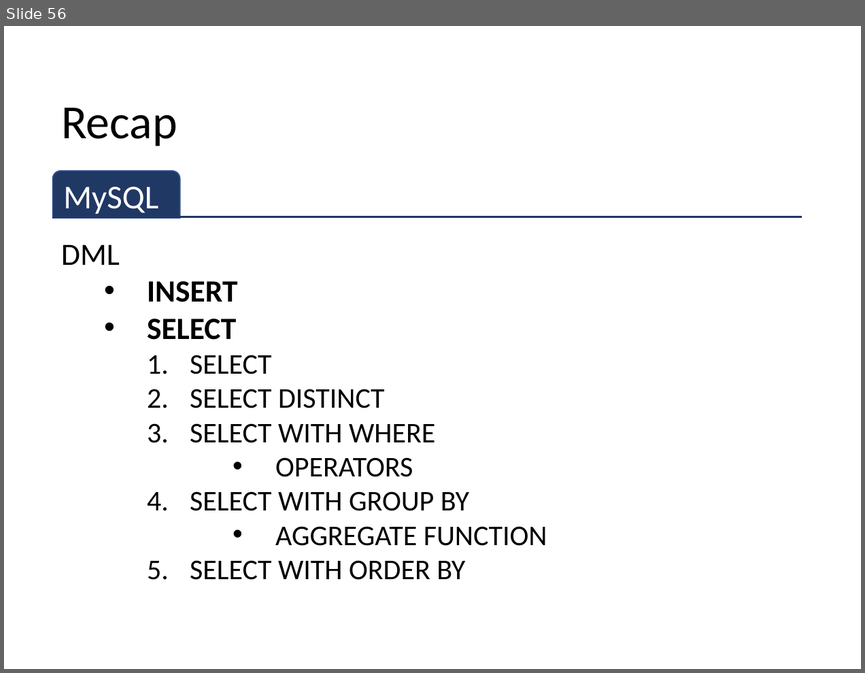
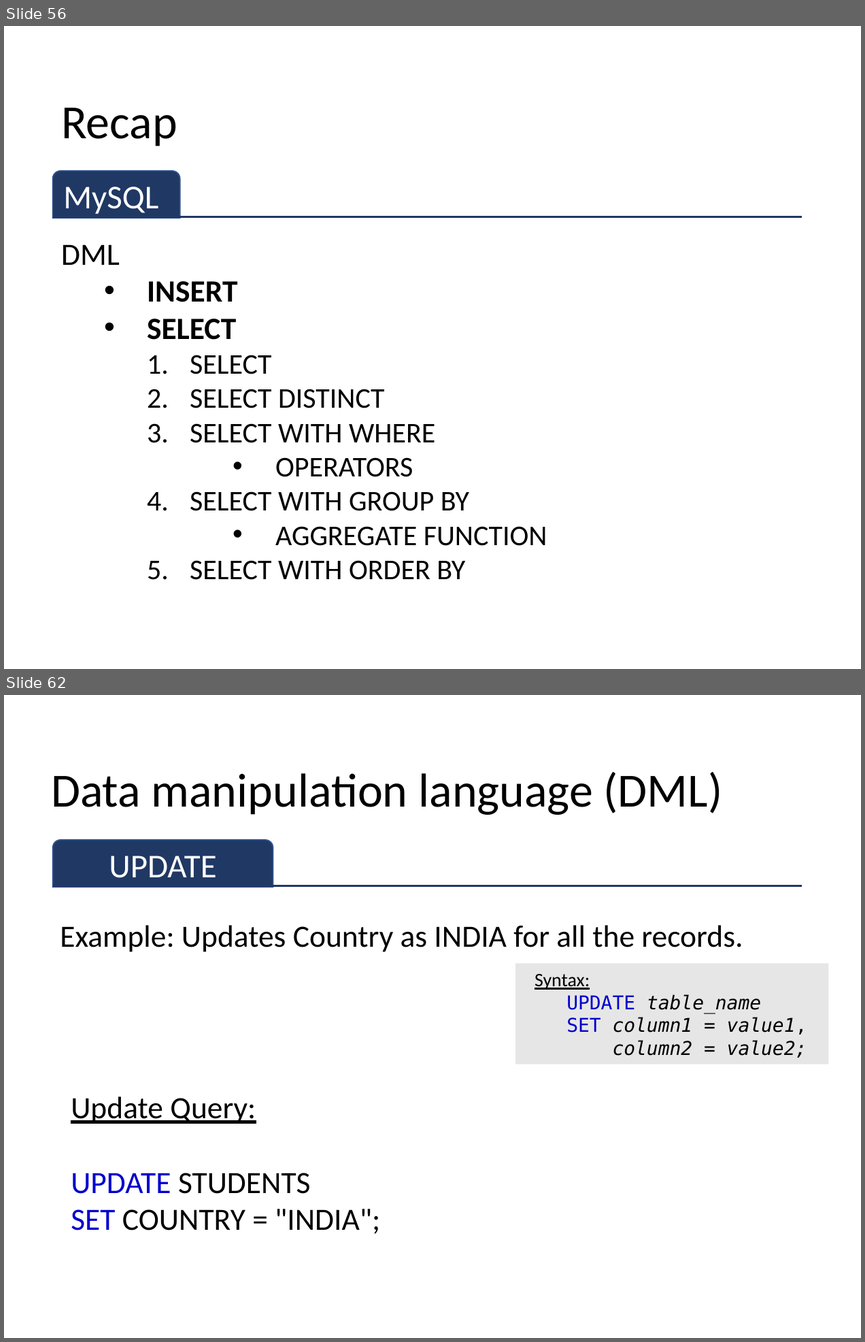
Before and after one commit to sitmbadept/sitmbadept.github.io, a slide deck: 2023/UNIT_2/Site/UNIT-2-PART-1.pptx. Shown one above the other, each under a label of ours: slide 56 before the commit, slides 56 and 62 after it; the slides between them are not shown. The pictures are 865x673 and 865x1342 pixels, drawn with LibreOffice and Linux fonts; fonts in the diff are those of the drawing. Boxes give left, top, right and bottom in pixels: in the first picture for what was removed or moved away, otherwise in the second. Text is boxed around its words. In the diff, an @@ line names an element or a change of style, - is before the commit and + after.

```diff
--- a/2023/UNIT_2/Site/UNIT-2-PART-1.pptx
+++ b/2023/UNIT_2/Site/UNIT-2-PART-1.pptx
@@ slide 62 added at (4,695,861,1338), background #FFFFFF @@
@@ title added at (51,772,723,815), 40 pt, text #000000 @@
+Data manipulation language (DML)
@@ round same rect added at (53,840,273,887), fill #203864, outline #325491 1 pt, 28 pt, text #FFFFFF @@
+UPDATE
@@ line added from (53, 886) to (802, 886), #203864 1.5 pt @@
@@ text added at (60,925,742,952), 26 pt, text #000000 @@
+Example: Updates Country as INDIA for all the records.
@@ rectangle added at (515,963,829,1064), fill #E7E6E6, 16 pt, text #000000, italic @@
+Syntax:
+  UPDATE table_name
+  SET column1 = value1,
+  column2 = value2;
@@ text added at (71,1096,380,1234), 26 pt, text #000000 @@
+Update Query:
+UPDATE STUDENTS
+SET COUNTRY = "INDIA";
```
Also in this commit, not shown: 55 other slides added, 9 other files.
